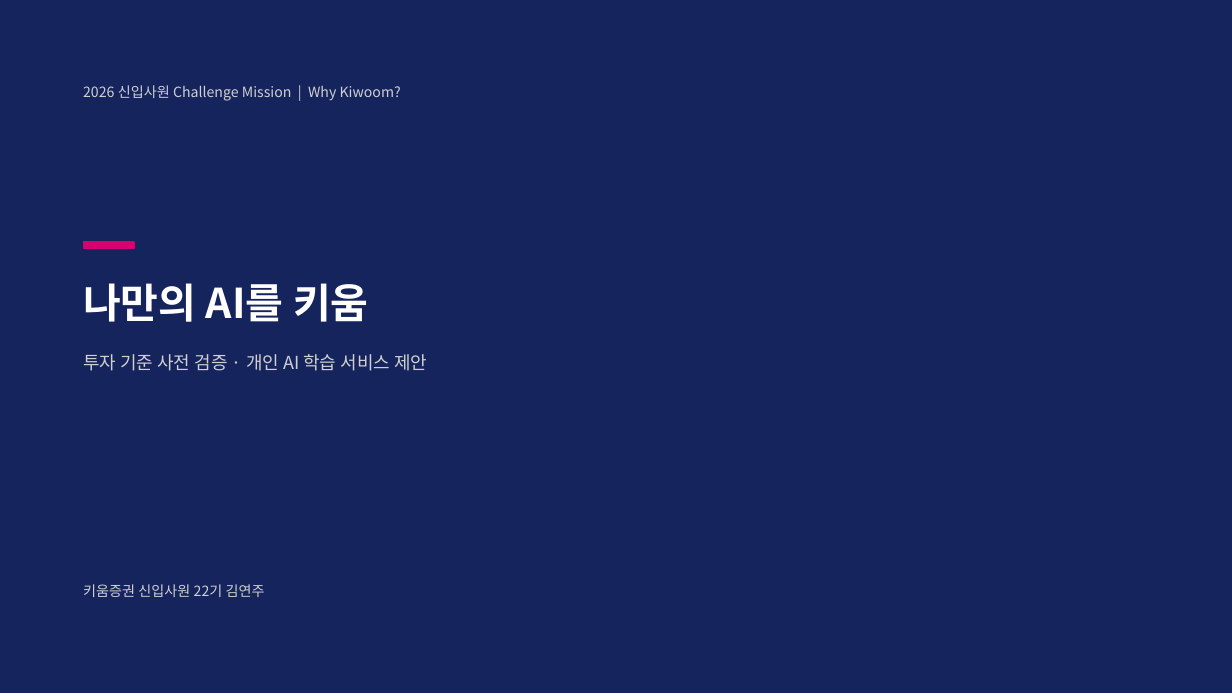
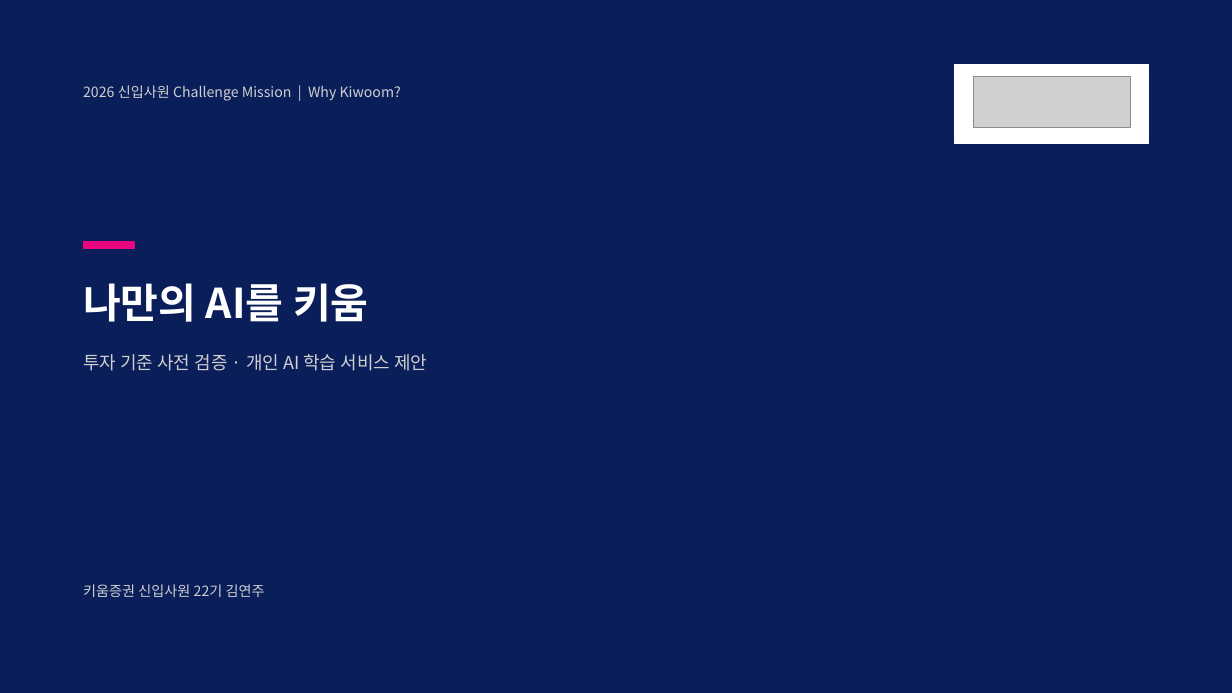
Before and after one commit to kjhoeakjy/why-kw, a slide deck: slide 1 of docs/deck/WhyKiwoom_AI_FACTORY.pptx. Drawn at 1232x693 pixels with LibreOffice and Linux fonts; fonts in the diff are those of the drawing; grey boxes stand for pictures. Boxes give left, top, right and bottom in pixels: in the first picture for what was removed or moved away, otherwise in the second. Text is boxed around its words. In the diff, an @@ line names an element or a change of style, - is before the commit and + after.

```diff
--- a/docs/deck/WhyKiwoom_AI_FACTORY.pptx
+++ b/docs/deck/WhyKiwoom_AI_FACTORY.pptx
@@ background #16245E to #0A1E5A @@
@@ rectangle added at <box>955,65,1149,143</box>, fill #FFFFFF, outline #FFFFFF 1 pt @@
@@ picture added at <box>973,77,1130,128</box> @@
@@ rectangle at <box>83,242,134,249</box>: fill #D6006F to #E9067F; outline #D6006F 1 pt to #E9067F 1 pt @@
```
Also in this commit, not shown: 5 other slides changed, 11 other files.
